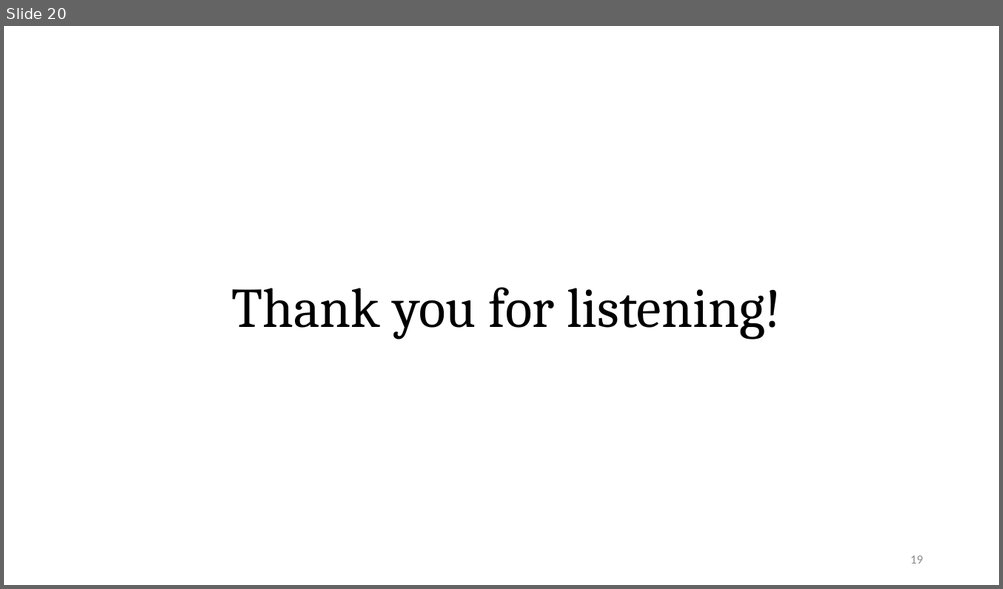
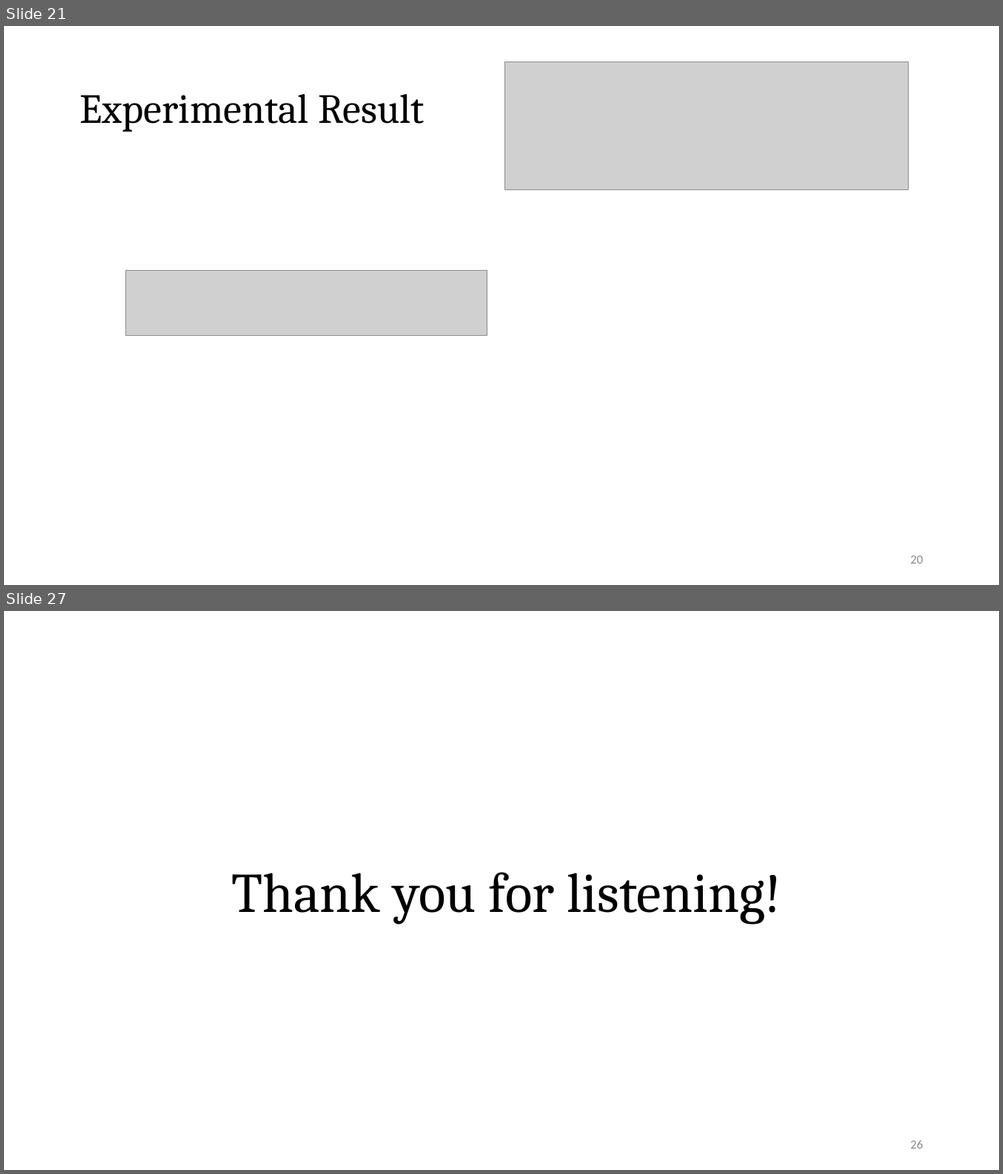
Before and after one commit to Pacific-Feng-Studuies/Studied-Papers, a slide deck: DAC2024/MOGA-CmpCNN/MOGA-CmpCNN A Multi-Objective Genetic Algorithm Intergrated with CmpCNN Model for CMP-Aware Metal Fill.pptx. Shown one above the other, each under a label of ours: slide 20 before the commit, slides 21 and 27 after it; the slides between them are not shown. The pictures are 1003x589 and 1003x1174 pixels, drawn with LibreOffice and Linux fonts; fonts in the diff are those of the drawing; grey boxes stand for pictures. Boxes give left, top, right and bottom in pixels: in the first picture for what was removed or moved away, otherwise in the second. Text is boxed around its words. In the diff, an @@ line names an element or a change of style, - is before the commit and + after.

```diff
--- a/DAC2024/MOGA-CmpCNN/MOGA-CmpCNN A Multi-Objective Genetic Algorithm Intergrated with CmpCNN Model for CMP-Aware Metal Fill.pptx
+++ b/DAC2024/MOGA-CmpCNN/MOGA-CmpCNN A Multi-Objective Genetic Algorithm Intergrated with CmpCNN Model for CMP-Aware Metal Fill.pptx
@@ slide 21 added at [4, 26, 999, 585], background #FFFFFF @@
@@ picture added at [505, 62, 908, 190] @@
@@ title added at [79, 94, 424, 132], 40 pt, text #000000 @@
+Experimental Result
@@ picture added at [126, 271, 487, 336] @@
@@ page number added at [910, 556, 922, 564], 12 pt, text #8C8C8C @@
+20
@@ what was slide 20 is now slide 27 @@
@@ page number at [910, 1141, 922, 1149]: text changed @@
-19
+26
```
Also in this commit, not shown: 7 other slides added, 1 slide removed.
